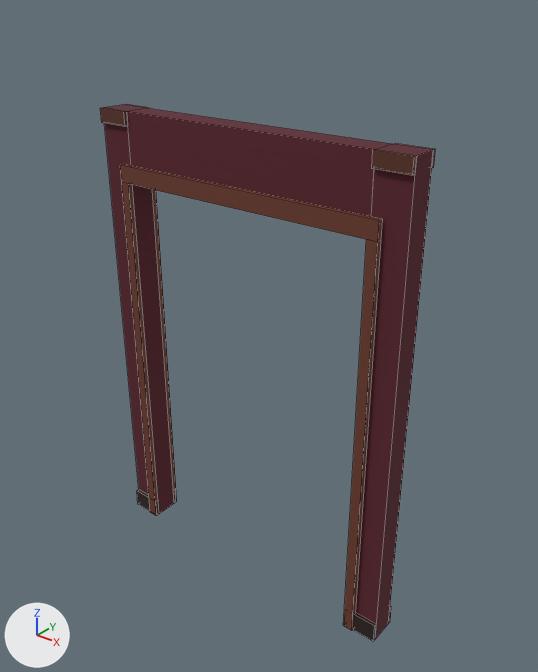
Two versions of the FBX model MudancaAssombrada/Assets/Art/Environment/ParedePortaDupla/SM_ENV_ParedePortaDupla.fbx, one commit apart.
Both versions are drawn from a 50 mm camera at (2.48, -2.91, 3.48) aimed at (0.08, 0.08, 1.63). Arrows for +X, +Y and +Z are at lower left; the lights stay in place. The picture after the commit comes second. Mesh edges are drawn as thin lines. Where no turn or scale is listed for an object, it has been applied to the vertices. Vertices at exactly the same position are counted once.

Names of what the first picture shows: 'SM_ENV_ParedePortaDupla'.
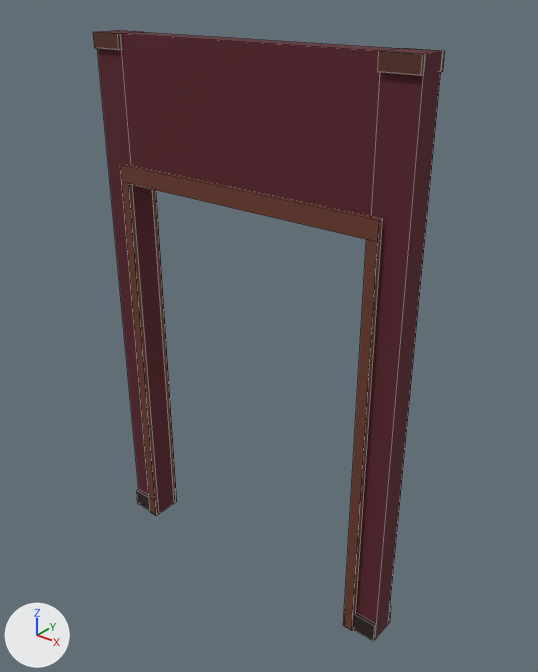
Pixel boxes [x1, y1, x2, y2] of what changed, in the pictures (538 x 672 px; the box of a moved part takes in the faces that stretch with it):
'SM_ENV_ParedePortaDupla', reshaped (14% taller)
    before: [100, 104, 435, 641]
    after: [93, 30, 445, 641]
part 1 of me_sm_env_paredeportadupla, moved or reshaped
    before: [100, 104, 435, 217]
    after: [93, 30, 445, 217]

What the commit changed:
me_sm_env_paredeportadupla is used by ob_sm_env_paredeportadupla; location (0.0, 0.0, 0.0).
me_sm_env_paredeportadupla had 120 vertices, 102 faces and spanned x -1.0..1.0, y -0.11..0.11, z 0.0..2.8.
me_sm_env_paredeportadupla now has 120 vertices, 102 faces and spans x -1.0..1.0, y -0.11..0.11, z 0.0..3.2.
me_sm_env_paredeportadupla part 1: all 36 vertices in x -1.0..1.0, y -0.09..0.1, z 2.72..2.8 are moved by (0.0, 0.0, 0.4).
